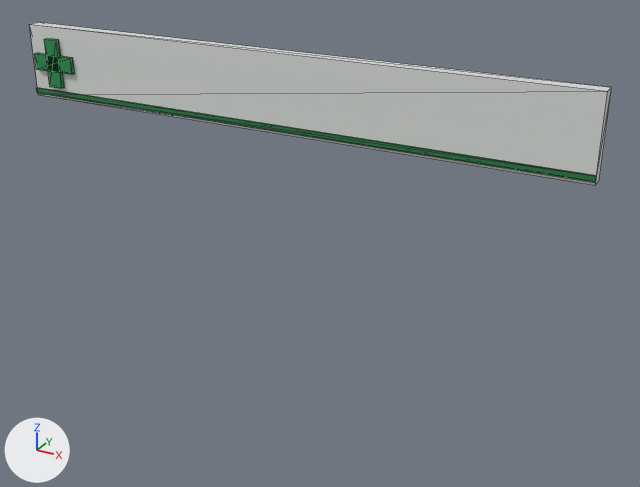
One commit to the glTF model assets/models/nha_rap/bang/bang_nha_thuoc_tam_an_60.glb: the scene before it, then after it.
Both versions are drawn from a 50 mm camera at (7.07, -6.7, 4.84) aimed at (3.47, -0.14, 1.56). The axes (+X, +Y, +Z) are drawn at lower left. The lights are the same throughout. The older version comes first. Mesh edges are drawn as thin lines. Vertices at exactly the same position are counted once.

Objects in the first picture: 'bang_nha_thuoc_tam_an_60'.
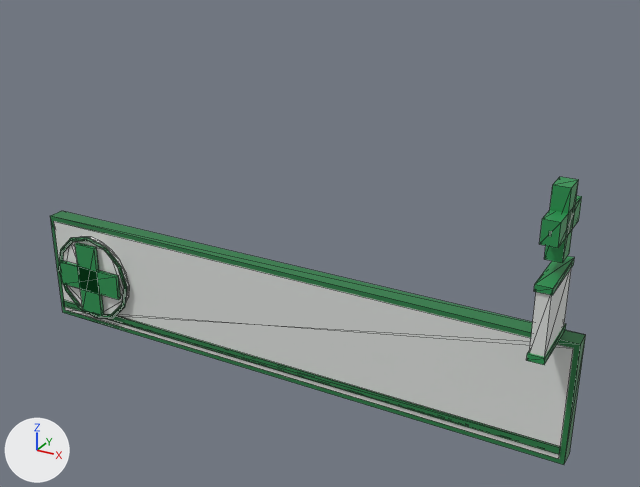
Changed parts and their boxes (x1, y1, x2, y2) in the pictures (640 x 487 px; the box of a moved part takes in the faces that stretch with it):
```json
{"object": "bang_nha_thuoc_tam_an_60", "change": "reshaped", "before": [29, 22, 612, 185], "after": [50, 177, 586, 465], "on screen": "8% narrower, 76% taller"}
{"part": 1, "of": "me_hop_004", "change": "added", "after": [50, 211, 586, 465]}
{"part": 2, "of": "me_hop_004", "change": "added", "after": [54, 221, 574, 459]}
{"part": 3, "of": "me_hop_004", "change": "moved or reshaped", "before": [36, 88, 597, 182], "after": [63, 300, 560, 454]}
{"part": 4, "of": "me_hop_004", "change": "added", "after": [63, 236, 129, 314]}
{"part": 5, "of": "me_hop_004", "change": "added", "after": [75, 243, 104, 316], "on screen": "green"}
{"part": 6, "of": "me_hop_004", "change": "added", "after": [59, 260, 121, 300], "on screen": "green"}
{"part": 7, "of": "me_hop_004", "change": "added", "after": [539, 196, 582, 248], "on screen": "green"}
{"part": 8, "of": "me_hop_004", "change": "added", "after": [544, 177, 578, 263], "on screen": "green"}
{"part": 9, "of": "me_hop_004", "change": "added", "after": [529, 269, 571, 357]}
{"part": 10, "of": "me_hop_004", "change": "added", "after": [534, 256, 575, 295], "on screen": "green"}
{"part": 11, "of": "me_hop_004", "change": "added", "after": [526, 324, 566, 365]}
{"part": 12, "of": "me_hop_004", "change": "added", "after": [58, 237, 128, 318]}
{"part": 13, "of": "me_hop_004", "change": "deleted", "before": [29, 22, 612, 185]}
{"part": 14, "of": "me_hop_004", "change": "deleted", "before": [44, 38, 65, 88], "on screen": "green"}
{"part": 15, "of": "me_hop_004", "change": "deleted", "before": [34, 53, 75, 74], "on screen": "green"}
```

Scene script edits in JSON lines:
```json
{"block": "me_hop_004", "where": "# used by ob_bang_nha_thuoc_tam_an_60; location = (0.0, 0.0, 0.0)"}
{"op": "remove", "block": "me_hop_004", "code": "me_hop_004.from_pydata(...)  # 32 vertices, 48 faces; spans x 0.15..5.85, y -0.21..-0.04, z 2.56..3.28"}
{"op": "add", "block": "me_hop_004", "code": "me_hop_004.from_pydata(...)  # 192 vertices, 328 faces; spans x 0.1..5.9, y -0.72..0.0, z 0.0..2.63"}
{"block": "me_hop_004", "change": "me_hop_004 part 1: a new loose piece, a box spanning x 0.1..5.9, y -0.18..0.0, z 0.0..1.2, in mat_pho_mausac"}
{"block": "me_hop_004", "change": "me_hop_004 part 2: a new loose piece, a box spanning x 0.15..5.85, y -0.19..0.0, z 0.05..1.15, in mat_pho_mausac"}
{"block": "me_hop_004", "change": "me_hop_004 part 3: the loose piece of 8 vertices spanning x 0.15..5.85, y -0.19..-0.16, z 2.58..2.63 is moved by (0.0, -0.02, -2.47)"}
{"block": "me_hop_004", "change": "me_hop_004 part 4: a new loose piece, a 20-sided cylinder along y spanning x 0.21..1.15, y -0.235..-0.185, z 0.13..1.07, in mat_pho_mausac"}
{"block": "me_hop_004", "change": "me_hop_004 part 5: a new loose piece, a box spanning x 0.545..0.815, y -0.3..-0.26, z 0.195..1.005, in mat_pho_mausac"}
{"block": "me_hop_004", "change": "me_hop_004 part 6: a new loose piece, a box spanning x 0.275..1.085, y -0.3..-0.26, z 0.465..0.735, in mat_pho_mausac"}
{"block": "me_hop_004", "change": "me_hop_004 part 7: a new loose piece, a box spanning x 5.61..5.75, y -0.71..-0.11, z 2.23..2.43, in mat_pho_mausac"}
{"block": "me_hop_004", "change": "me_hop_004 part 8: a new loose piece, a box spanning x 5.61..5.75, y -0.51..-0.31, z 2.03..2.63, in mat_pho_mausac"}
{"block": "me_hop_004", "change": "me_hop_004 part 9: a new loose piece, a box spanning x 5.62..5.74, y -0.7..-0.12, z 1.28..1.88, in mat_pho_mausac"}
{"block": "me_hop_004", "change": "me_hop_004 part 10: a new loose piece, a box spanning x 5.61..5.75, y -0.72..-0.1, z 1.85..1.91, in mat_pho_mausac"}
{"block": "me_hop_004", "change": "me_hop_004 part 11: a new loose piece, a box spanning x 5.61..5.75, y -0.72..-0.1, z 1.25..1.31, in mat_pho_mausac"}
{"block": "me_hop_004", "change": "me_hop_004 part 12: a new loose piece of 48 vertices spanning x 0.19..1.17, y -0.27..-0.21, z 0.11..1.1, in mat_pho_mausac"}
{"block": "me_hop_004", "change": "me_hop_004 part 13: the loose piece of 8 vertices spanning x 0.15..5.85, y -0.17..-0.04, z 2.56..3.28 is deleted"}
{"block": "me_hop_004", "change": "me_hop_004 part 14: the loose piece of 8 vertices spanning x 0.37..0.53, y -0.21..-0.17, z 2.68..3.16 is deleted"}
{"block": "me_hop_004", "change": "me_hop_004 part 15: the loose piece of 8 vertices spanning x 0.21..0.69, y -0.21..-0.17, z 2.84..3.0 is deleted"}
{"block": "me_hop_004", "change": "other edits to the shape of me_hop_004 do not show in these pictures"}
```
